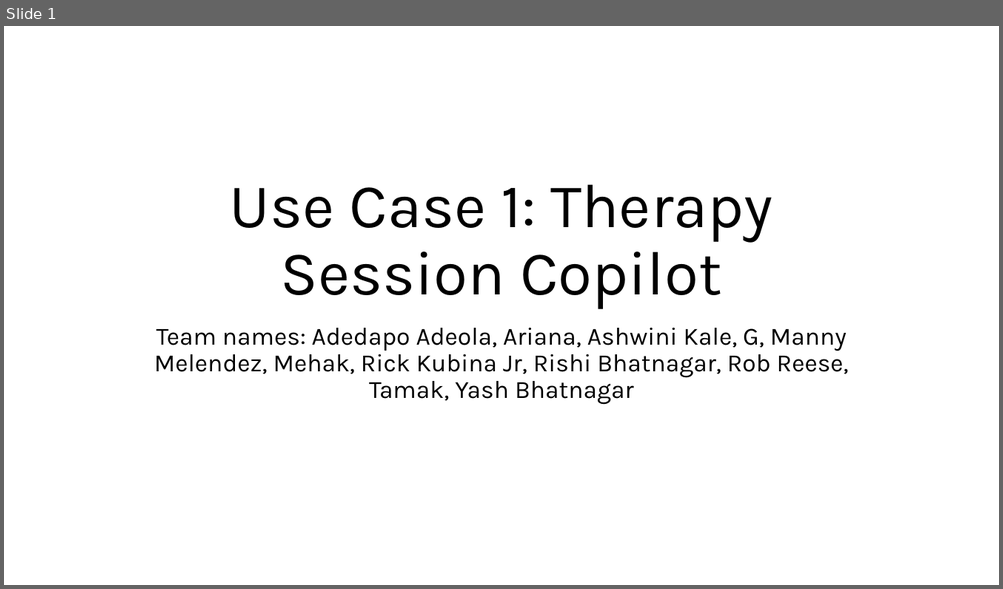
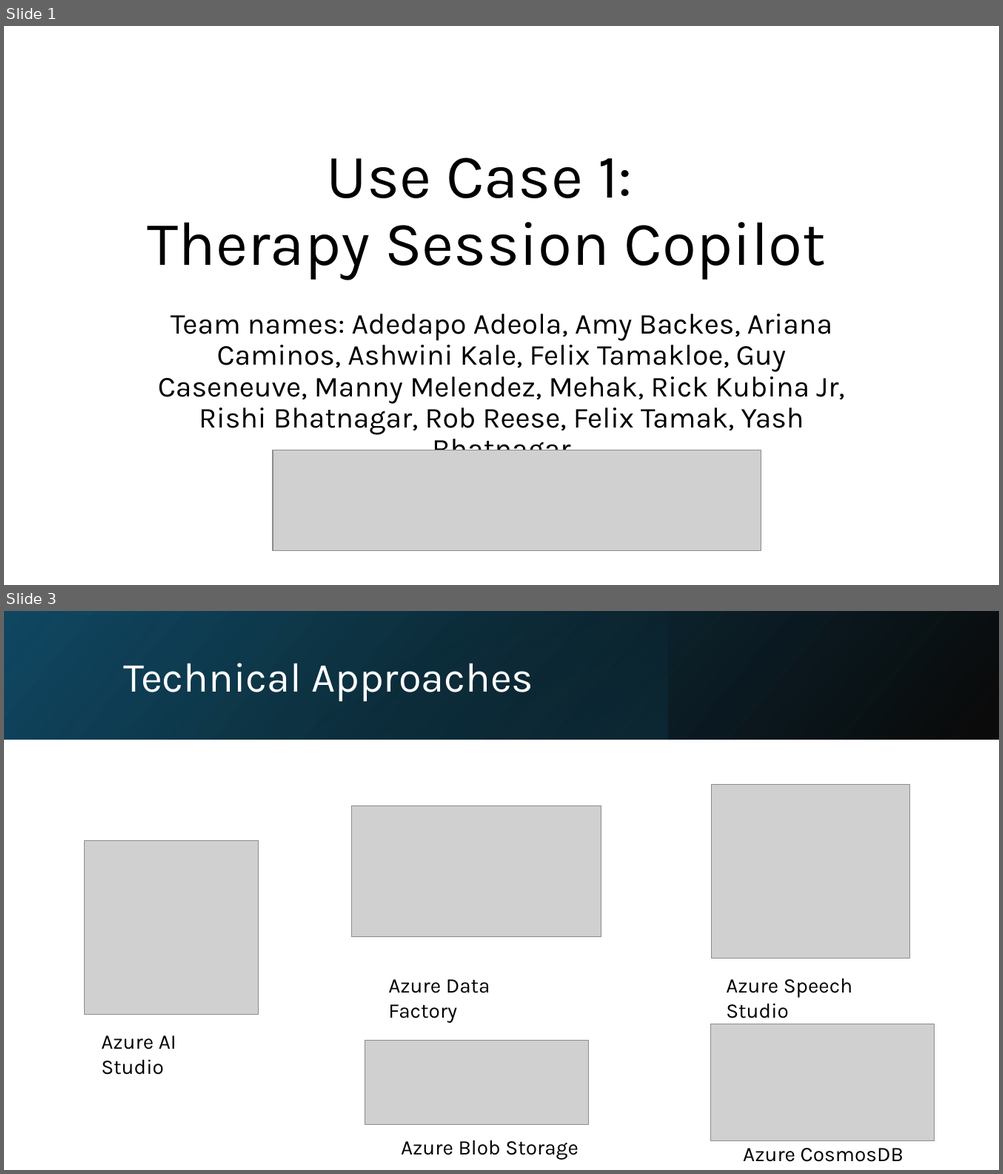
Before and after one commit to fsi-hack4autism/therapy-session-copilot, a slide deck: Use-Case-1-Presentation.pptx. Shown one above the other, each under a label of ours: slide 1 before the commit, slides 1 and 3 after it; the slides between them are not shown. The pictures are 1003x589 and 1003x1174 pixels, drawn with LibreOffice and Linux fonts; fonts in the diff are those of the drawing; grey boxes stand for pictures. Boxes give left, top, right and bottom in pixels: in the first picture for what was removed or moved away, otherwise in the second. Text is boxed around its words. In the diff, an @@ line names an element or a change of style, - is before the commit and + after.

```diff
--- a/Use-Case-1-Presentation.pptx
+++ b/Use-Case-1-Presentation.pptx
@@ slide 3 added at (4, 611, 999, 1170), background #FFFFFF @@
@@ rectangle added at (4, 611, 999, 739), fill gradient #000000 to #104862 @@
@@ rectangle added at (4, 612, 998, 740), fill gradient #156082 to #000000 @@
@@ rectangle added at (316, 611, 667, 739), fill gradient #156082 to #0B3041 @@
@@ title added at (123, 663, 533, 701), 40 pt, text #FFFFFF @@
+Technical Approaches
@@ picture added at (711, 785, 910, 959) @@
@@ picture added at (352, 806, 602, 937) @@
@@ picture added at (85, 841, 259, 1014) @@
@@ text added at (388, 980, 490, 1023), 20 pt, text #000000 @@
+Azure Data Factory
@@ text added at (726, 979, 852, 1019), 20 pt, text #000000 @@
+Azure Speech Studio
@@ picture added at (711, 1025, 934, 1142) @@
@@ text added at (101, 1036, 176, 1075), 20 pt, text #000000 @@
+Azure AI Studio
@@ picture added at (365, 1041, 589, 1125) @@
@@ text added at (401, 1141, 578, 1160), 20 pt, text #000000 @@
+Azure Blob Storage
@@ text added at (743, 1148, 903, 1162), 20 pt, text #000000 @@
+Azure CosmosDB
@@ slide 1 changed as well @@
@@ title "Use Case 1: Therapy Session ..." rewrapped from (230, 184, 772, 309) to (148, 158, 825, 280) @@
@@ subtitle at (158, 314, 844, 451): text changed; size 24 to 28 pt @@
-Team names: Adedapo Adeola, Ariana, Ashwini Kale, G, Manny Melendez, Mehak, Rick Kubina Jr, Rishi Bhatnagar, Rob Reese, Tamak, Yash Bhatnagar
+Team names: Adedapo Adeola, Amy Backes, Ariana Caminos, Ashwini Kale, Felix Tamakloe, Guy Caseneuve, Manny Melendez, Mehak, Rick Kubina Jr, Rishi Bhatnagar, Rob Reese, Felix Tamak, Yash Bhatnagar
@@ picture added at (273, 451, 761, 551) @@
```
Also in this commit, not shown: 2 other slides changed, 2 other slides added, 1 slide removed.
